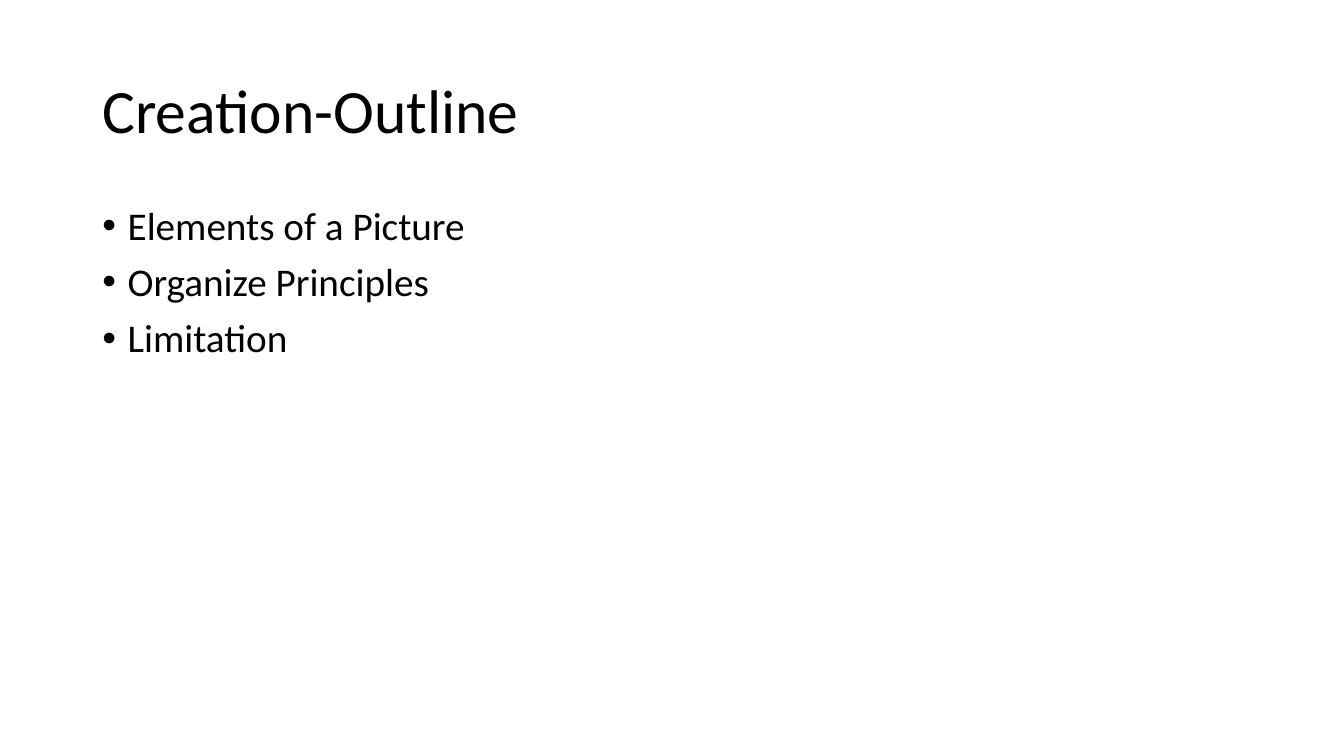
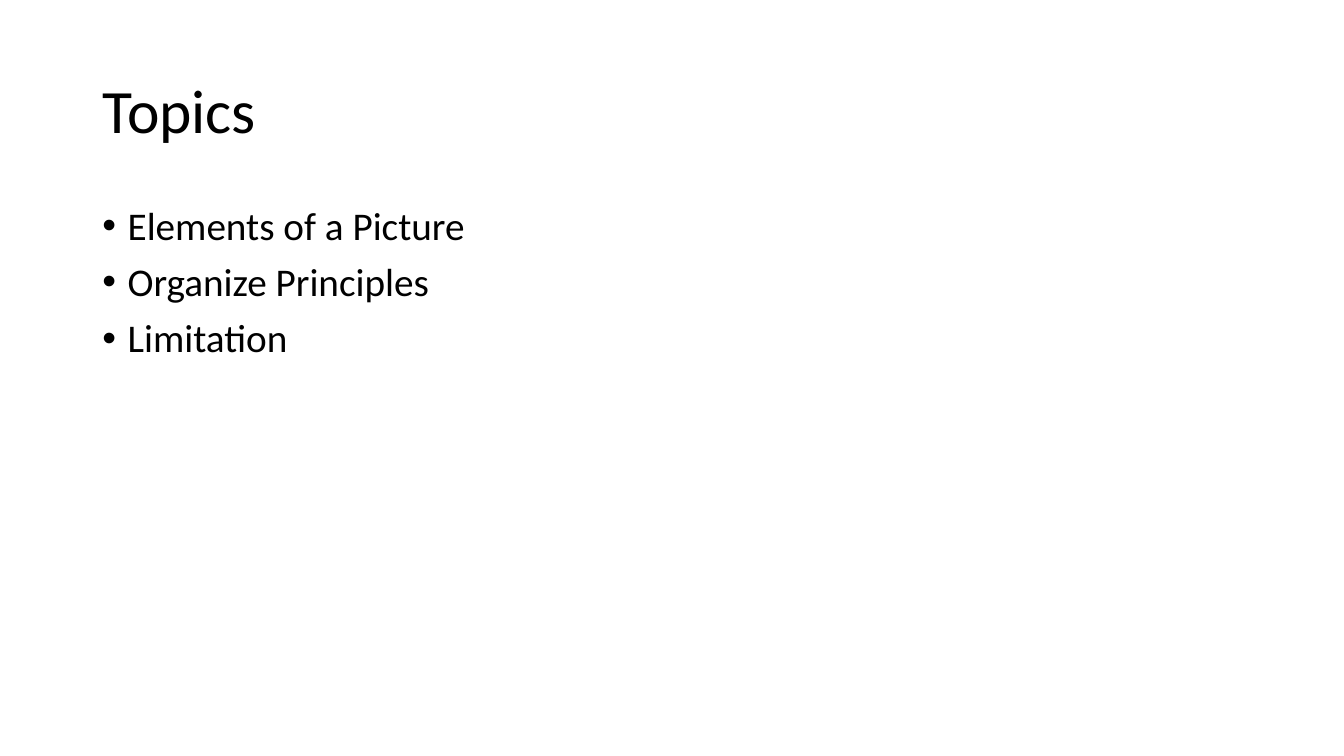
Before and after one commit to PatriciaXiao/Conclusion, a slide deck: slide 4 of Conclusion.pptx. Drawn at 1344x756 pixels with LibreOffice and Linux fonts; fonts in the diff are those of the drawing. Boxes give left, top, right and bottom in pixels: in the first picture for what was removed or moved away, otherwise in the second. Text is boxed around its words. In the diff, an @@ line names an element or a change of style, - is before the commit and + after.

```diff
--- a/Conclusion.pptx
+++ b/Conclusion.pptx
@@ title at [102, 90, 256, 143]: text changed @@
-Creation-Outline
+Topics
```
Also in this commit, not shown: 9 other slides changed, 1 slide removed, 4 other files.
